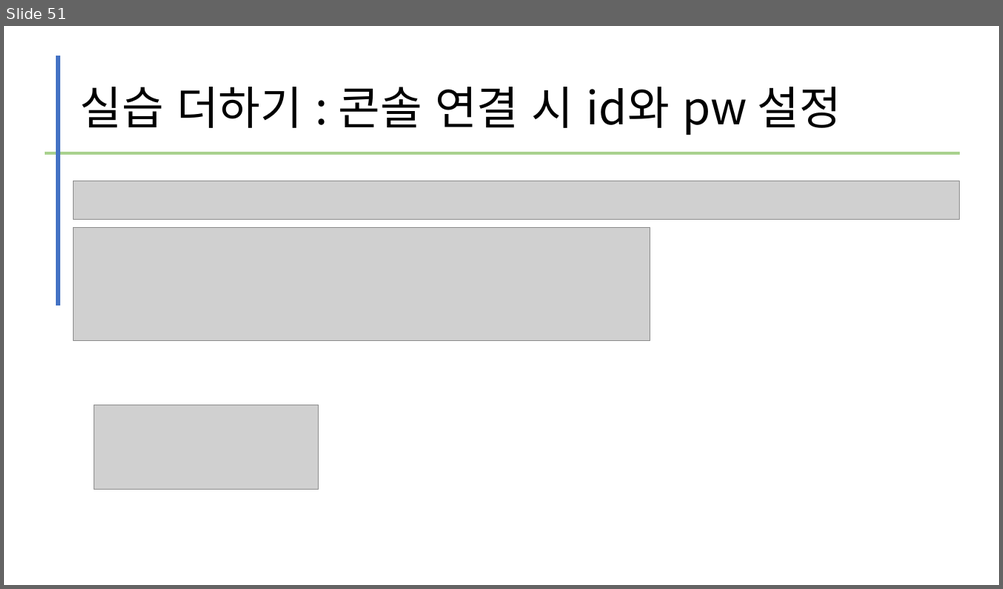
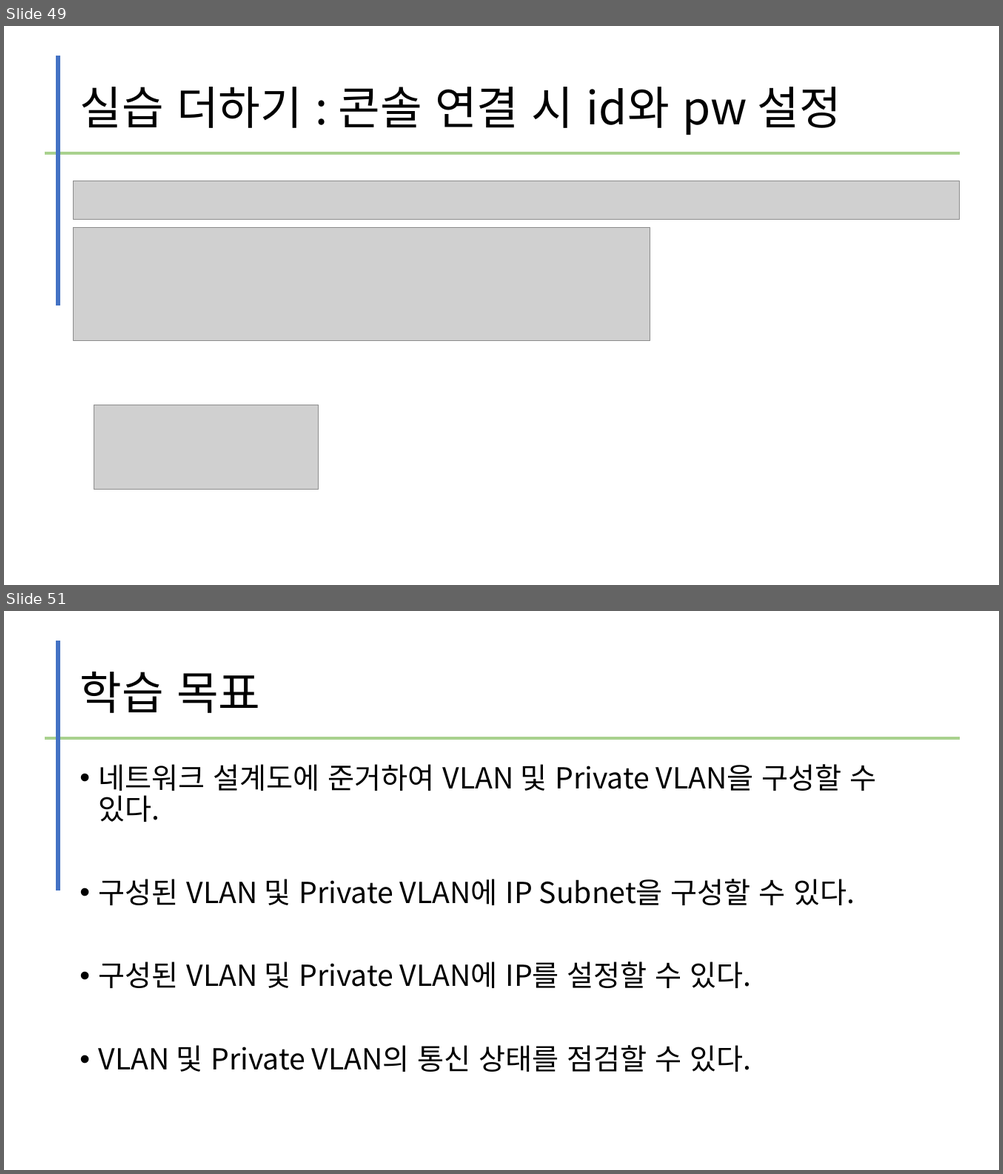
Before and after one commit to kig2929kig/network, a slide deck: L2L3 스위치 구축.pptx. Shown one above the other, each under a label of ours: slide 51 before the commit, slides 49 and 51 after it; the slides between them are not shown. The pictures are 1003x589 and 1003x1174 pixels, drawn with LibreOffice and Linux fonts; fonts in the diff are those of the drawing; grey boxes stand for pictures. Boxes give left, top, right and bottom in pixels: in the first picture for what was removed or moved away, otherwise in the second. Text is boxed around its words. In the diff, an @@ line names an element or a change of style, - is before the commit and + after.

```diff
--- a/L2L3 스위치 구축.pptx
+++ b/L2L3 스위치 구축.pptx
@@ slide 51 added at box(4, 611, 999, 1170), background #FFFFFF @@
@@ line added from (58, 641) to (58, 891), #4472C4 4.5 pt @@
@@ title added at box(79, 671, 260, 713), 44 pt, text #000000 @@
+학습 목표
@@ line added from (44, 738) to (960, 738), #A9D18E 3 pt @@
@@ text added at box(99, 764, 876, 1072), 28 pt, text #000000 @@
+• 네트워크 설계도에 준거하여 VLAN 및 Private VLAN을 구성할 수 있다.
+• 구성된 VLAN 및 Private VLAN에 IP Subnet을 구성할 수 있다.
+• 구성된 VLAN 및 Private VLAN에 IP를 설정할 수 있다.
+• VLAN 및 Private VLAN의 통신 상태를 점검할 수 있다.
@@ what was slide 51 is now slide 49 @@
```
Also in this commit, not shown: 2 slides changed, 14 other slides added, 1 slide removed.
